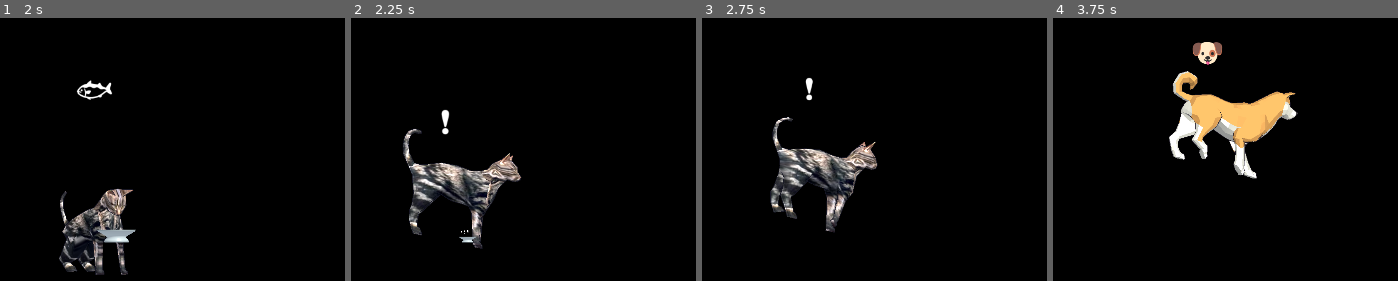
Above: before the commit, frames 1-4 (left to right).
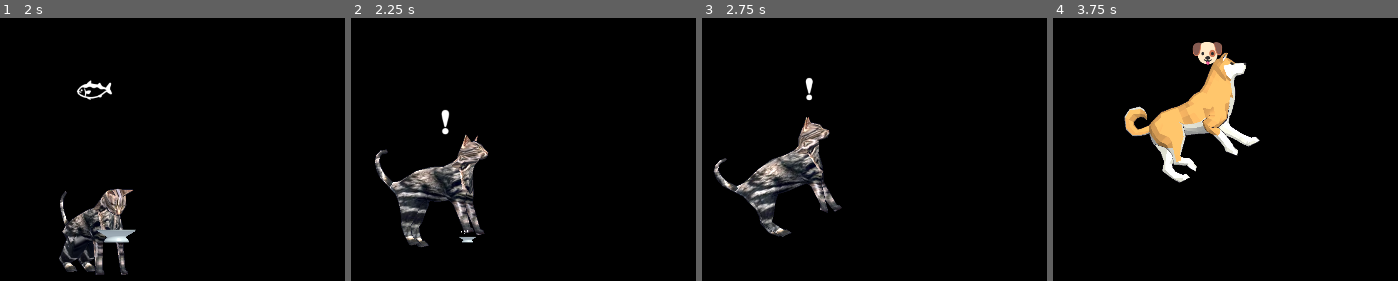
Above: after the commit, the same moments.

Repository: nguyenvanquang97/MewDestop
Game: Godot game, scene res://scenes/Main.tscn
Same seed, same stepped clock (60 frames per second), same inputs: the game is played once before the commit and once after it.
Inputs (mouse positions are in pixels of both pictures, inside the frame that each line leads up to):
- Up to frame 1 (2 s): tap Enter at 0.5 s; move the mouse to (269, 220) at 0.52 s; hold D 0.53-1.25 s; tap F at 0.6 s; click (269, 220) at 0.67 s; drag from (outside the picture) to (outside the picture) at 1.27 s
- Up to frame 2 (2.25 s): move the mouse to (526, 144) at 2.02 s; hold D from 2.03 s (still down); tap M at 2.1 s
- Up to frame 3 (2.75 s): keep holding D
- Up to frame 4 (3.75 s): release D at 2.75 s; drag from (outside the picture) to (outside the picture) at 2.77 s; move the mouse to (outside the picture) at 3.52 s; tap C at 3.6 s

Frame 1 is identical in both runs. In frame 2, 7.1% of the frame differs, in the area x 6-50%, y 42-88%; in frame 3, 7.8%; in frame 4, 9.3%, in the area x 20-72%, y 12-63%.

Commit message:
feat: implement dynamic galloping movement and slope-aware body pitching for cat locomotion

Diff:
--- a/scripts/cat/cat.gd
+++ b/scripts/cat/cat.gd
@@ -434,6 +434,17 @@
 	if target_player.has_animation(mapped):
 		target_player.play(mapped)
 
+func is_galloping() -> bool:
+	var target_player: AnimationPlayer = shiba_anim_player if pet_type == "shiba" else cat_anim_player
+	if not target_player:
+		target_player = animation_player
+	if target_player and target_player.is_playing():
+		if target_player.current_animation.to_lower().begins_with("gallop"):
+			return true
+	if current_state_name == "Walk" and current_state and current_state.get("is_running") == true and pet_type == "shiba":
+		return true
+	return false
+
 ## Sets dynamic 3D heading smoothly (avoids flat 2D cardboard look)
 func set_facing_direction(dir: float) -> void:
 	facing_direction = signf(dir)
@@ -441,7 +452,10 @@
 		facing_direction = 1.0
 
 	if current_state_name == "Walk":
-		target_rotation_y = deg_to_rad(70.0) if facing_direction > 0 else deg_to_rad(-70.0)
+		if is_galloping():
+			target_rotation_y = deg_to_rad(90.0) if facing_direction > 0 else deg_to_rad(-90.0)
+		else:
+			target_rotation_y = deg_to_rad(82.0) if facing_direction > 0 else deg_to_rad(-82.0)
 	elif current_state_name == "Sit":
 		target_rotation_y = deg_to_rad(25.0) if facing_direction > 0 else deg_to_rad(-25.0)
 	else:
@@ -452,9 +466,12 @@
 	if dir.length_squared() < 0.001:
 		return
 	facing_direction = 1.0 if dir.x >= 0.0 else -1.0
-	var true_heading = atan2(dir.x, dir.y)
-	var view_biased_heading = lerp_angle(true_heading, 0.0, 0.18)
-	target_rotation_y = view_biased_heading
+	if is_galloping():
+		# Direct lateral heading (Left/Right) in screen plane; incline along ground slope is handled via target_pitch_x
+		target_rotation_y = deg_to_rad(90.0) if facing_direction > 0 else deg_to_rad(-90.0)
+	else:
+		# Subtle 3D perspective angle for casual stroll
+		target_rotation_y = deg_to_rad(85.0) if facing_direction > 0 else deg_to_rad(-85.0)
 
 ## Adjusts walk animation playback speed to match actual ground velocity (eliminates foot sliding)
 func set_walk_animation_speed(ratio: float) -> void:
@@ -637,18 +654,30 @@
 			visual_root.scale = Vector3(1.0 + bob * 0.4, (1.0 - bob * 0.4) * blink_factor, 1.0 + bob * 0.4)
 
 		"Walk":
-			var trot = sin(_proc_anim_time * 13.0)
-			var bounce = absf(sin(_proc_anim_time * 13.0)) * 0.04
-			# Dynamic bank into turns based on turning rate
-			var angle_diff = wrapf(target_rotation_y - visual_root.rotation.y, -PI, PI)
-			var bank = clampf(-angle_diff * 0.25, -0.12, 0.12)
-			visual_root.position.y = bounce
-			visual_root.rotation.z = lerp_angle(visual_root.rotation.z, bank + trot * 0.03, delta * 9.0)
-			visual_root.rotation.x = lerp_angle(visual_root.rotation.x, 0.24, delta * 6.0)
-			# Cartoon squash and stretch on each step!
-			var sq_y = 1.0 - bounce * 0.8
-			var st_xz = 1.0 + bounce * 0.4
-			visual_root.scale = Vector3(st_xz, sq_y * blink_factor, st_xz)
+			var is_gallop = is_galloping()
+			if is_gallop:
+				# Gallop sprint: Natural skeletal animation handles spine and leg dynamics
+				# Pitch body along ground slope vector defined by start and end points
+				visual_root.rotation.x = lerp_angle(visual_root.rotation.x, target_pitch_x, delta * 8.0)
+				visual_root.position.y = lerpf(visual_root.position.y, 0.0, delta * 8.0)
+				# Dynamic bank into turns
+				var angle_diff = wrapf(target_rotation_y - visual_root.rotation.y, -PI, PI)
+				var bank = clampf(-angle_diff * 0.25, -0.10, 0.10)
+				visual_root.rotation.z = lerp_angle(visual_root.rotation.z, bank, delta * 9.0)
+				visual_root.scale = Vector3(1.0, blink_factor, 1.0)
+			else:
+				var trot = sin(_proc_anim_time * 13.0)
+				var bounce = absf(sin(_proc_anim_time * 13.0)) * 0.04
+				# Dynamic bank into turns based on turning rate
+				var angle_diff = wrapf(target_rotation_y - visual_root.rotation.y, -PI, PI)
+				var bank = clampf(-angle_diff * 0.25, -0.12, 0.12)
+				visual_root.position.y = bounce
+				visual_root.rotation.z = lerp_angle(visual_root.rotation.z, bank + trot * 0.03, delta * 9.0)
+				visual_root.rotation.x = lerp_angle(visual_root.rotation.x, target_pitch_x, delta * 6.0)
+				# Cartoon squash and stretch on each step!
+				var sq_y = 1.0 - bounce * 0.8
+				var st_xz = 1.0 + bounce * 0.4
+				visual_root.scale = Vector3(st_xz, sq_y * blink_factor, st_xz)
 
 		"Sit":
 			# Lower, cozy squat with tilted cute head
--- a/scripts/cat/states/walk.gd
+++ b/scripts/cat/states/walk.gd
@@ -43,6 +43,17 @@
 
 # Organic wandering curve
 var _curve_amplitude: float = 0.0
+var _active_slope: float = 0.0
+
+func _update_ground_slope() -> void:
+	var delta_pos = target_pos - start_pos
+	if absf(delta_pos.x) > 1.0:
+		var slope = atan2(delta_pos.y, absf(delta_pos.x))
+		_active_slope = clampf(slope * 0.55, -deg_to_rad(28.0), deg_to_rad(28.0))
+	else:
+		_active_slope = 0.0
+	if cat:
+		cat.target_pitch_x = _active_slope
 
 func enter(_prev: String) -> void:
 	var rect = cat.screen_manager.get_walkable_screen_rect()
@@ -74,6 +85,7 @@
 	current_speed = 0.0
 	_is_pre_turning = true
 	_turn_timer = 0.0
+	_update_ground_slope()
 
 	# Aim cat towards target direction FIRST
 	var initial_diff = target_pos - current_pos
@@ -96,6 +108,7 @@
 	_is_pre_turning = true
 	_turn_timer = 0.0
 	_curve_amplitude = 0.0 if run else randf_range(-15.0, 15.0)
+	_update_ground_slope()
 
 	var initial_diff = target_pos - current_pos
 	cat.orient_toward_vector(initial_diff)
@@ -103,7 +116,10 @@
 
 func exit() -> void:
 	is_running = false
-	cat.set_walk_animation_speed(1.0)
+	_active_slope = 0.0
+	if cat:
+		cat.target_pitch_x = 0.0
+		cat.set_walk_animation_speed(1.0)
 
 func update(delta: float) -> void:
 	var current_pos = Vector2(cat.current_screen_x, cat.current_screen_y)
@@ -129,6 +145,7 @@
 		if is_running:
 			is_running = false
 			cat.show_emote("heart")
+		cat.target_pitch_x = 0.0
 		cat.change_state("Idle")
 		return
 
@@ -155,6 +172,10 @@
 		# Smooth braking near destination
 		var decel_factor = clampf(dist / active_decel_dist, 0.18, 1.0)
 		target_speed = active_max_speed * decel_factor
+		# Smoothly level out body pitch as pet brakes to a halt at destination point
+		cat.target_pitch_x = lerpf(0.0, _active_slope, dist / active_decel_dist)
+	else:
+		cat.target_pitch_x = _active_slope
 
 	# Ramp up/down speed
 	current_speed = move_toward(current_speed, target_speed, active_accel * delta)
